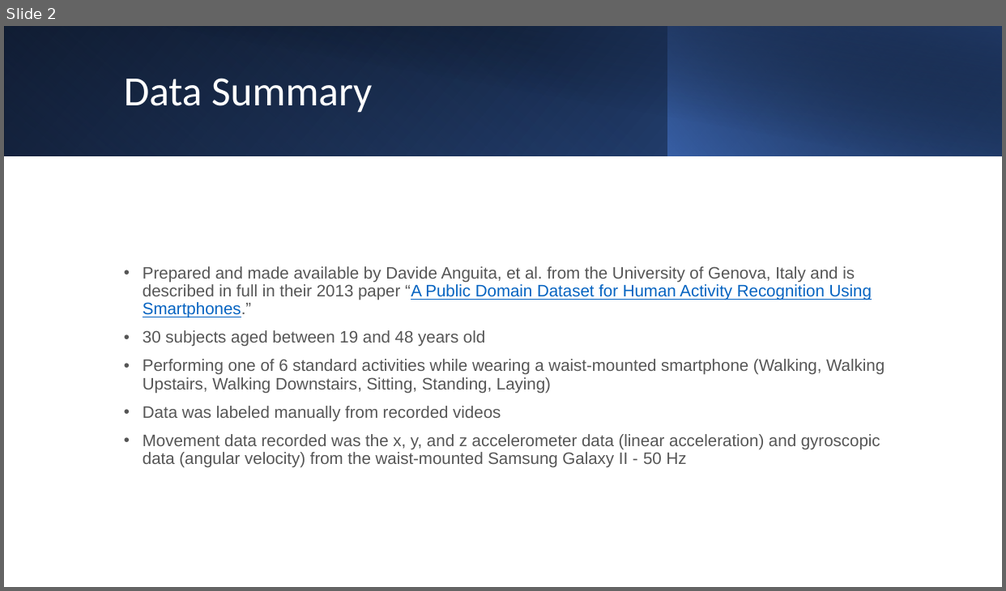
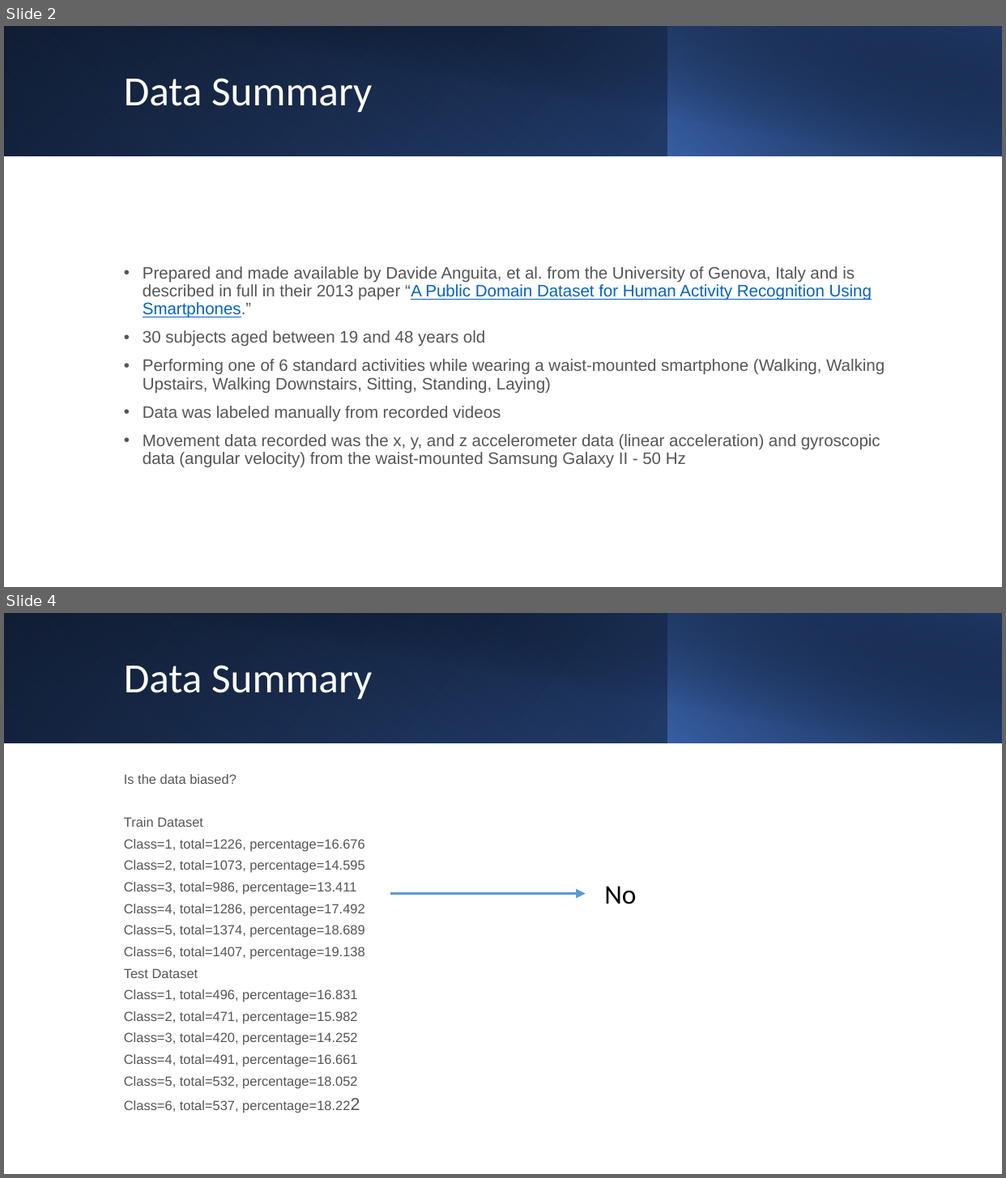
Before and after one commit to Entspannter/CrispCerebella, a slide deck: Presentations/Meeting 24_07_2021 Presentation.pptx. Shown one above the other, each under a label of ours: slide 2 before the commit, slides 2 and 4 after it; the slides between them are not shown. The pictures are 1006x591 and 1006x1178 pixels, drawn with LibreOffice and Linux fonts; fonts in the diff are those of the drawing. Boxes give left, top, right and bottom in pixels: in the first picture for what was removed or moved away, otherwise in the second. Text is boxed around its words. In the diff, an @@ line names an element or a change of style, - is before the commit and + after.

Commit message:
New Slides

```diff
--- a/Presentations/Meeting 24_07_2021 Presentation.pptx
+++ b/Presentations/Meeting 24_07_2021 Presentation.pptx
@@ slide 4 added at (4, 613, 1002, 1174), background #FFFFFF @@
@@ rectangle added at (4, 613, 1002, 743), fill gradient #000000 to #2F5496 @@
@@ rectangle added at (4, 613, 669, 743), fill gradient #4472C4 to #1F3864 @@
@@ rectangle added at (41, 613, 1002, 744), fill gradient #000000 to #1F3864 @@
@@ rectangle added at (668, 613, 1002, 743), fill gradient #4472C4 to #000000 @@
@@ title added at (124, 665, 372, 700), 40 pt, text #FFFFFF @@
+Data Summary
@@ text added at (124, 774, 364, 1113), 12.8 pt, text #555555 @@
+Is the data biased?
+Train Dataset
+Class=1, total=1226, percentage=16.676
+Class=2, total=1073, percentage=14.595
+Class=3, total=986, percentage=13.411
+Class=4, total=1286, percentage=17.492
+Class=5, total=1374, percentage=18.689
+Class=6, total=1407, percentage=19.138
+Test Dataset
+Class=1, total=496, percentage=16.831
+Class=2, total=471, percentage=15.982
+Class=3, total=420, percentage=14.252
+Class=4, total=491, percentage=16.661
+Class=5, total=532, percentage=18.052
+Class=6, total=537, percentage=18.222
@@ arrow added from (390, 894) to (586, 894), #5B9BD5 3 pt @@
@@ text added at (604, 886, 636, 905), 26 pt, text #000000 @@
+No
```
Also in this commit, not shown: 4 other slides changed, 2 other slides added.
